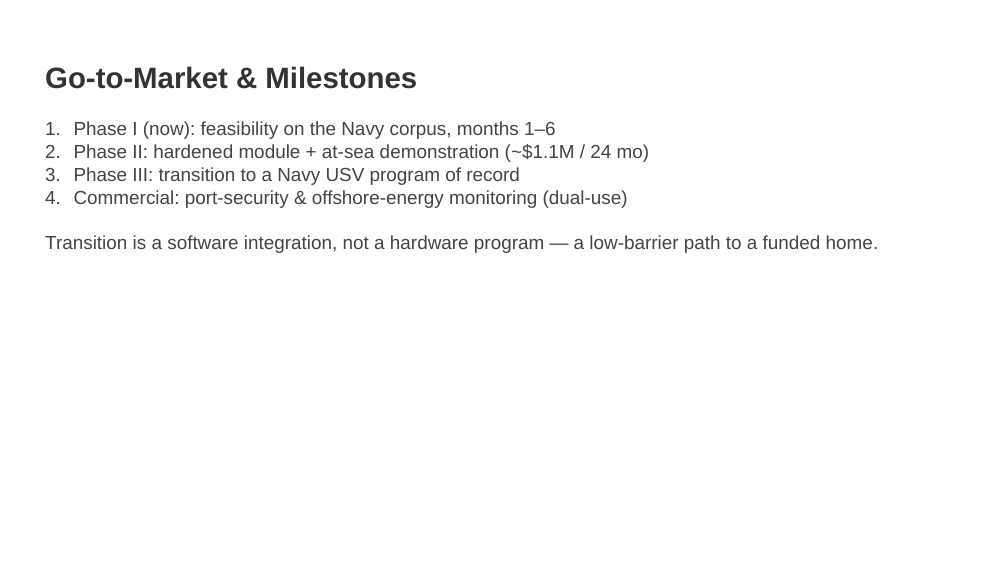
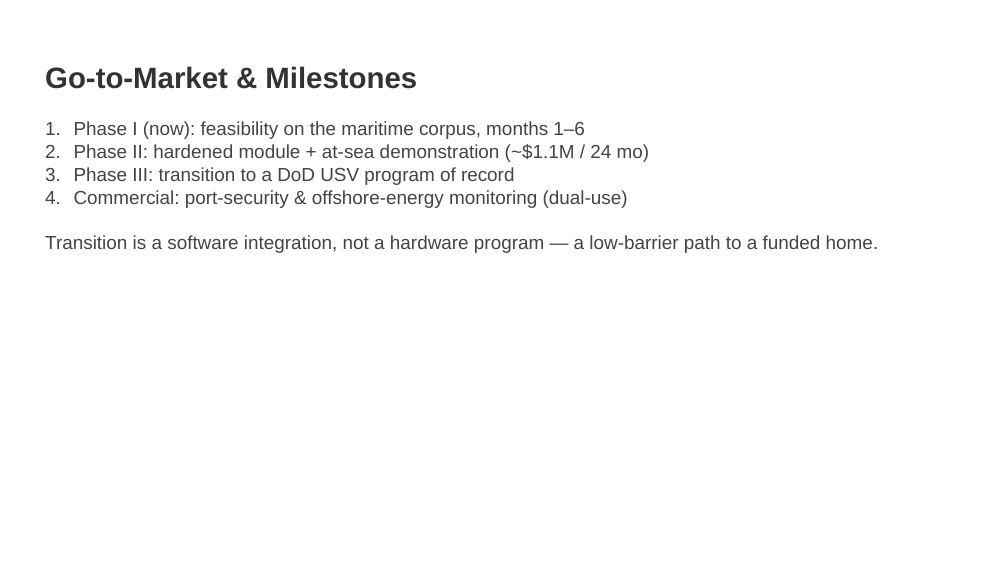
Before and after one commit to ubi-wagner/govwin, a slide deck: slide 4 of docs/sample-proposal/Aerivio_Commercialization.pptx. Drawn at 1008x567 pixels with LibreOffice and Linux fonts; fonts in the diff are those of the drawing. Boxes give left, top, right and bottom in pixels: in the first picture for what was removed or moved away, otherwise in the second. Text is boxed around its words. In the diff, an @@ line names an element or a change of style, - is before the commit and + after.

```diff
--- a/docs/sample-proposal/Aerivio_Commercialization.pptx
+++ b/docs/sample-proposal/Aerivio_Commercialization.pptx
@@ text at (74,121,585,139): text changed @@
-1. Phase I (now): feasibility on the Navy corpus, months 1–6
+1. Phase I (now): feasibility on the maritime corpus, months 1–6
@@ text at (74,167,515,185): text changed @@
-3. Phase III: transition to a Navy USV program of record
+3. Phase III: transition to a DoD USV program of record
```
Also in this commit, not shown: 2 other slides changed, 12 other files.
